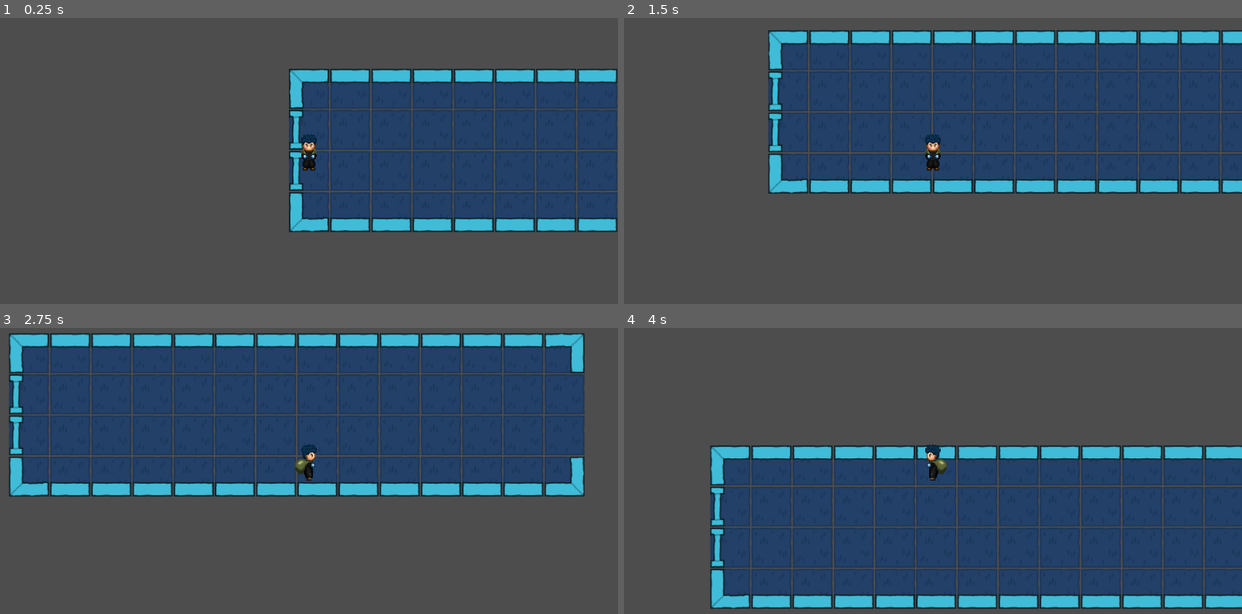
Above: before the commit, frames 1-4 (two rows, left to right).
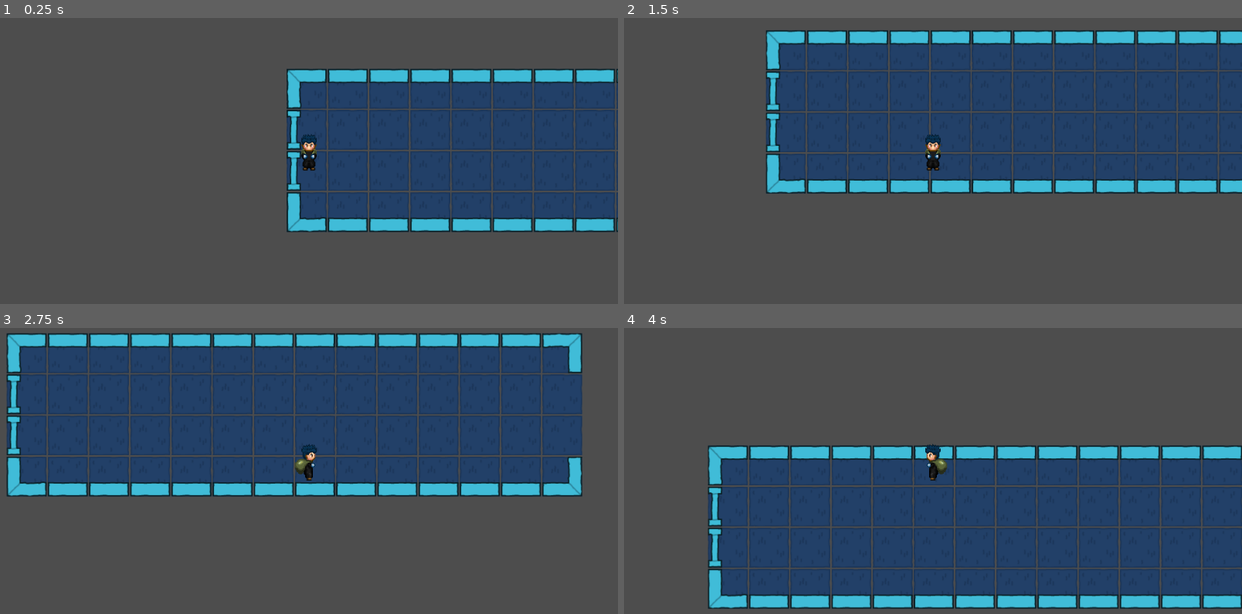
Above: after the commit, the same moments.

Repository: GnuCodingStudio/GameZam002-still-steal
Game: Godot game, scene res://scenes/levels/Level_01.tscn
The game is run twice, just before and just after one commit, with the same random seed, the same clock (stepped at 60 frames per second) and the same inputs.
Inputs (mouse positions are in pixels of both pictures, inside the frame that each line leads up to):
- Up to frame 1 (0.25 s): no input
- Up to frame 2 (1.5 s): tap Enter at 0.5 s; move the mouse to (1068, 135) at 0.52 s; hold D (right) 0.53-1.28 s; hold E (activate) 0.53-1.28 s; click (1068, 135) at 0.67 s; move the mouse to (809, 169) at 1.27 s; hold S (down) from 1.28 s (still down); tap E (activate) at 1.35 s
- Up to frame 3 (2.75 s): tap Space at 2 s; move the mouse to (370, 385) at 2.02 s; release S (down) at 2.03 s; hold D (right) from 2.03 s (still down); hold E (activate) from 2.03 s (still down)
- Up to frame 4 (4 s): move the mouse to (902, 531) at 2.77 s; release D (right) at 2.78 s; release E (activate) at 2.78 s; hold W (up) 2.78-3.53 s; tap E (activate) at 2.85 s; click (902, 531) at 2.92 s; move the mouse to (1118, 513) at 3.52 s; hold A (left) from 3.53 s (still down); hold E (activate) from 3.53 s (still down)

The runs differ from the first frame. In frame 1, 3.2% of the frame differs, in the area x 46-100%, y 17-75%; in frame 2, 4.1%; in frame 3, 5.3%, in the area x 1-95%, y 1-60%; in frame 4, 4.5%.

Commit message:
feat: don't go out !

Diff:
--- a/res/Level.tres
+++ b/res/Level.tres
@@ -75,6 +75,7 @@
 11:0/0/modulate = Color(0.243137, 0.741176, 0.847059, 1)
 11:0/0/physics_layer_0/linear_velocity = Vector2(0, 0)
 11:0/0/physics_layer_0/angular_velocity = 0.0
+11:0/0/physics_layer_0/polygon_0/points = PackedVector2Array(-64, -64, -64, -12.8, 64, -12.8, 64, -64)
 11:0/0/physics_layer_1/linear_velocity = Vector2(0, 0)
 11:0/0/physics_layer_1/angular_velocity = 0.0
 12:0/0 = 0
